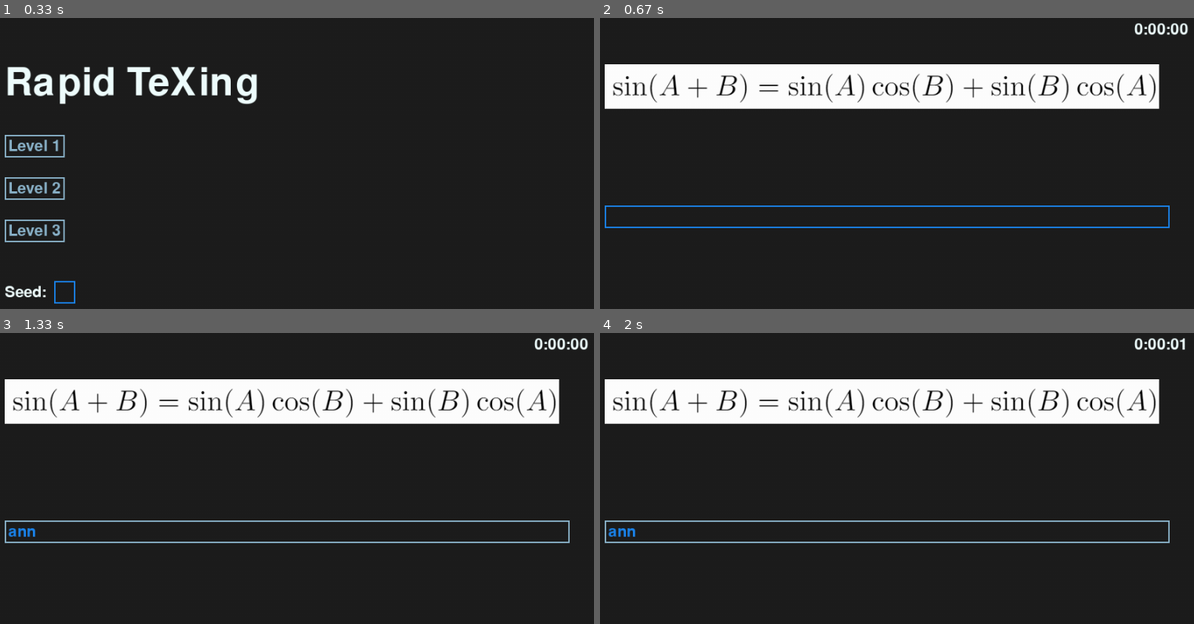
Above: before the commit, frames 1-4 (two rows, left to right).
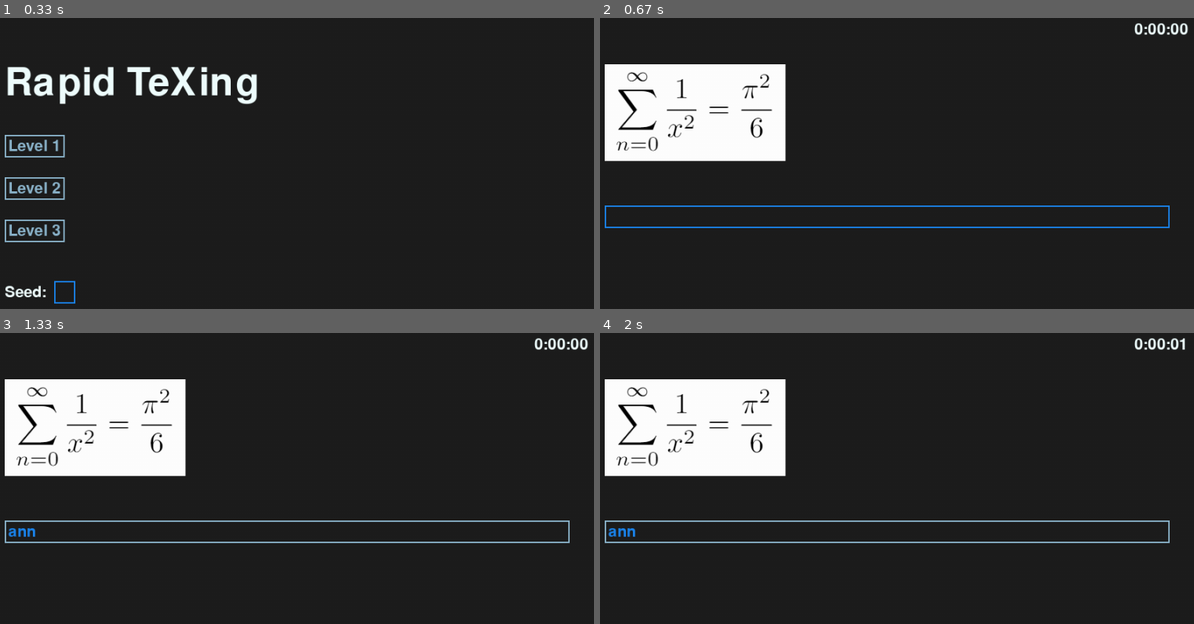
Above: after the commit, the same moments.

Repository: NiamV/OxfordHack
Game: pygame game, started from textInput.py
The game is run twice, just before and just after one commit, with the same random seed, the same clock (stepped at 60 frames per second) and the same inputs.
Inputs (mouse positions are in pixels of both pictures, inside the frame that each line leads up to):
- Up to frame 1 (0.33 s): no input
- Up to frame 2 (0.67 s): click "Level 2" at 0.38 s
- Up to frame 3 (1.33 s): type "ann" at 0.67 s; tap Enter at 1 s; click (65, 493) at 1.27 s
- Up to frame 4 (2 s): no input

Frame 1 is identical in both runs. In frame 2, 16% of the frame differs, in the area x 0-95%, y 15-50%; in frame 3, 16%; in frame 4, 16%.

Commit message:
Updated morestatic

Diff:
--- a/imageMapping.py
+++ b/imageMapping.py
@@ -4,7 +4,7 @@
 
 def imageId(n, imageCount, sampleSize, index):
   num = n % (math.factorial(imageCount + 1 - index) / math.factorial(imageCount - sampleSize) )
-  den = math.factorial(8 - index) / math.factorial(8 - sampleSize)
+  den = math.factorial(imageCount - index) / math.factorial(imageCount - sampleSize)
   return math.ceil(num / den)
 
 def images(n, imageCount, sampleSize):
--- a/textInput.py
+++ b/textInput.py
@@ -4,6 +4,7 @@
 import imageMapping
 import random
 import checker
+import math
 
 pg.init()
 
@@ -23,7 +24,7 @@
 NUM_LEVELS = 3
 
 # Niam's variables
-imageCount = 8
+imageCount = [25,4,0]
 equationsFile = open("static/Equations.txt", "r").read().splitlines()
 
 # Untested
@@ -164,6 +165,7 @@
                     if button.active:
                         # Sets 'level' to the selected variable and exits the title screen
                         level = int(button.text[-1])
+                        print(level)
                         notSelected = False
                         break
 
@@ -188,15 +190,18 @@
 
         # Sets the number of problems done to 0
         count = 0
+        currentImageCount = imageCount[level-1]
+        possibleSeeds = (math.factorial(currentImageCount) / math.factorial(currentImageCount + 1 - GAME_LENGTH))
         try:
             if (isValidSeed(int(seedInput.text))):
                 n = int(seedInput.text)
             else:
-                n = random.randint(1,imageCount*(imageCount-1)*(imageCount-2))
+                n = random.randint(1,possibleSeeds+1)
         except:
-            n = random.randint(1,imageCount*(imageCount-1)*(imageCount-2))
-        threeImages =  imageMapping.images(n, imageCount, GAME_LENGTH) # 3-tuple with the 3 id ints
-        eqImg = [pg.image.load("static/Eq" + str(threeImages[i]) + ".png") for i in range(0,GAME_LENGTH) ]
+            n = random.randint(1,possibleSeeds+1)
+
+        threeImages =  imageMapping.images(n, currentImageCount, GAME_LENGTH) # 3-tuple with the 3 id ints
+        eqImg = [pg.image.load("static3/Level" + str(level) +"/Eq" + str(threeImages[i]) + ".png") for i in range(0,GAME_LENGTH) ]
         eqTxt = [equationsFile[threeImages[i]-1] for i in range(0,GAME_LENGTH) ]
 
         questions = [ Question(i, eqImg[i], eqTxt[i]) for i in range(GAME_LENGTH)]
Renamed: more static/Level 1/Eq1.png -> static3/Level1/Eq1.png
Renamed: more static/Level 1/Eq10.png -> static3/Level1/Eq10.png
Renamed: more static/Level 1/Eq11.png -> static3/Level1/Eq11.png
Renamed: more static/Level 1/Eq12.png -> static3/Level1/Eq12.png
Renamed: more static/Level 1/Eq13.png -> static3/Level1/Eq13.png
Renamed: more static/Level 1/Eq14.png -> static3/Level1/Eq14.png
Renamed: more static/Level 1/Eq15.png -> static3/Level1/Eq15.png
Renamed: more static/Level 1/Eq16.png -> static3/Level1/Eq16.png
Renamed: more static/Level 1/Eq17.png -> static3/Level1/Eq17.png
Renamed: more static/Level 1/Eq18.png -> static3/Level1/Eq18.png
Renamed: more static/Level 1/Eq19.png -> static3/Level1/Eq19.png
Renamed: more static/Level 1/Eq2.png -> static3/Level1/Eq2.png
(and 19 more such lines)
